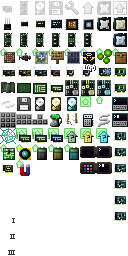
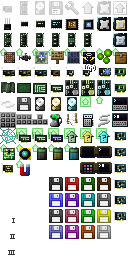
Comparing the layer stacks of the two 128 × 256 images. Changes:
painted on "items" (2nd of 2, in "items") over (49, 177, 111, 239)
